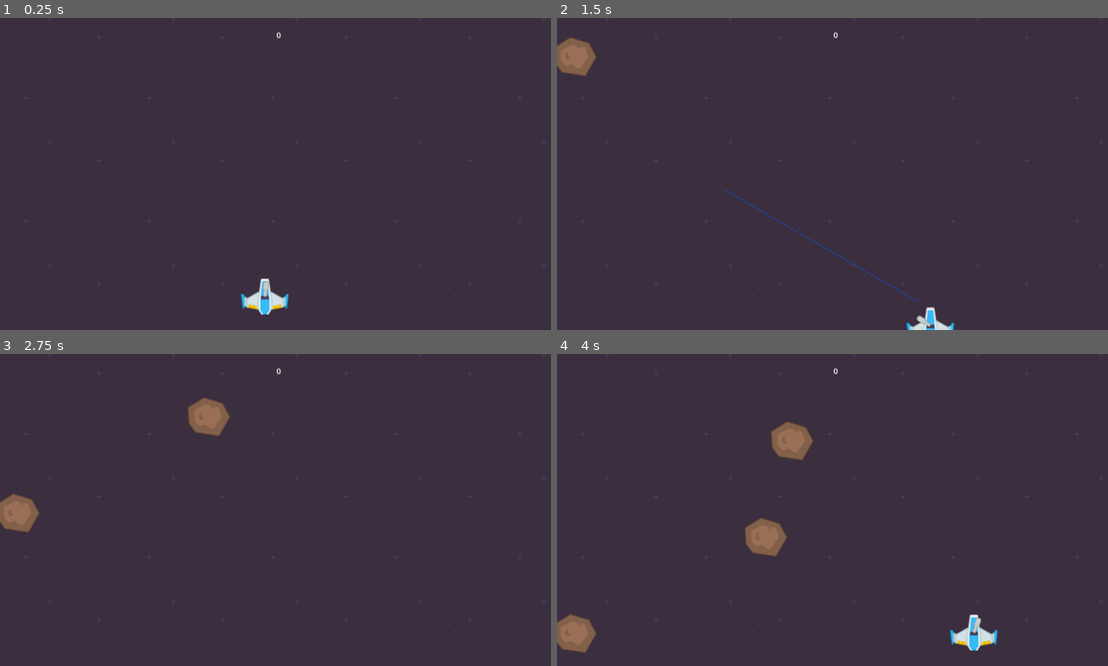
Above: before the commit, frames 1-4 (two rows, left to right).
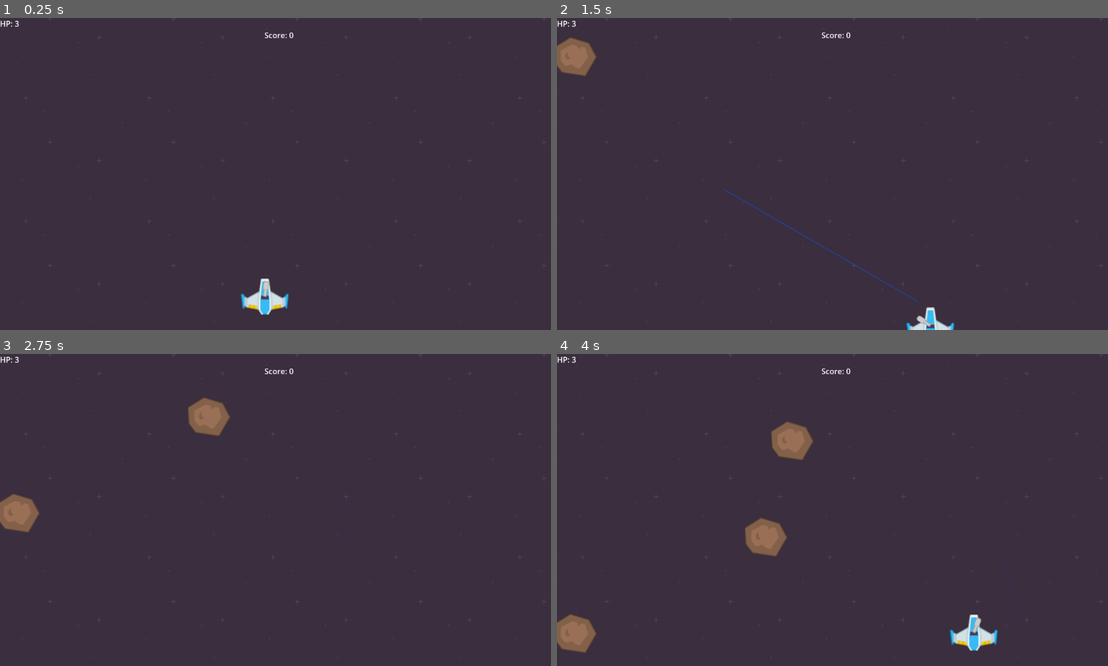
Above: after the commit, the same moments.

Repository: JoonaNiemenmaa/fundamentals-of-gamedev-week3
Game: Godot game, scene res://Scenes/main.tscn
Two runs of this game, one before a commit and one after it. Both use one fixed random seed, a clock stepped at 60 frames per second and the inputs below.
Inputs (mouse positions are in pixels of both pictures, inside the frame that each line leads up to):
- Up to frame 1 (0.25 s): no input
- Up to frame 2 (1.5 s): tap Enter at 0.5 s; move the mouse to (959, 158) at 0.52 s; hold D (right) 0.53-1.28 s; click (959, 158) at 0.6 s; move the mouse to (722, 189) at 1.27 s; hold S (down) from 1.28 s (still down); click (722, 189) at 1.35 s
- Up to frame 3 (2.75 s): move the mouse to (336, 441) at 2.02 s; release S (down) at 2.03 s; hold D (right) from 2.03 s (still down); click (336, 441) at 2.1 s
- Up to frame 4 (4 s): move the mouse to (804, 572) at 2.77 s; release D (right) at 2.78 s; hold W (up) 2.78-3.53 s; click (804, 572) at 2.85 s; move the mouse to (1003, 556) at 3.52 s; hold A (left) from 3.53 s (still down); click (1003, 556) at 3.6 s

The runs differ from the first frame. In frame 1, less than 0.1% of the frame differs, in the area x 0-54%, y 0-7%; in frame 2, less than 0.1%; in frame 3, less than 0.1%; in frame 4, less than 0.1%.

Commit message:
ehkä task 4 läpi???

Diff:
--- a/Scenes/UI.tscn
+++ b/Scenes/UI.tscn
@@ -1,7 +1,6 @@
-[gd_scene load_steps=3 format=3 uid="uid://cyp7nebu0o5ng"]
+[gd_scene load_steps=2 format=3 uid="uid://cyp7nebu0o5ng"]
 
-[ext_resource type="Script" uid="uid://bu6kpa83dfb68" path="res://Scenes/ui.gd" id="1_nxvpl"]
-[ext_resource type="Script" uid="uid://bxanjnlheamyw" path="res://Scripts/score.gd" id="1_w371h"]
+[ext_resource type="Script" uid="uid://bu6kpa83dfb68" path="res://Scripts/ui.gd" id="1_nxvpl"]
 
 [node name="UI" type="Control"]
 layout_mode = 3
@@ -10,6 +9,8 @@
 anchor_bottom = 1.0
 offset_right = -1152.0
 offset_bottom = -648.0
+grow_horizontal = 2
+grow_vertical = 2
 script = ExtResource("1_nxvpl")
 
 [node name="Score" type="Label" parent="."]
@@ -20,4 +21,9 @@
 offset_bottom = 47.0
 text = "some text"
 horizontal_alignment = 1
-script = ExtResource("1_w371h")
+
+[node name="HP" type="Label" parent="."]
+layout_mode = 0
+offset_right = 40.0
+offset_bottom = 23.0
+text = "HP: 3"
--- a/Scenes/ui.gd
+++ /dev/null
@@ -1,3 +0,0 @@
-class_name UI extends Control
-
-@onready var score_text: Label = $Score
--- a/Scripts/meteor.gd
+++ b/Scripts/meteor.gd
@@ -11,7 +11,7 @@
 	if cur_health <= 0:
 		var root_node = get_tree().get_current_scene()
 		if root_node is Main:
-			root_node.ui.score_text.increment_score()
+			root_node.ui.increment_score()
 		queue_free()
 	elif position.y > DESTROY_THRESHOLD:
 		queue_free()
--- a/Scripts/score.gd
+++ /dev/null
@@ -1,9 +0,0 @@
-extends Label
-
-var score = 0
-
-func increment_score():
-	score += 1
-
-func _process(_delta: float) -> void:
-	self.text = str(score)
--- /dev/null
+++ b/Scripts/ui.gd
@@ -0,0 +1,12 @@
+class_name UI extends Control
+
+@onready var score_text: Label = $Score
+@onready var health_text: Label = $HP
+
+var score: int = 0
+
+func increment_score():
+	score += 1
+
+func _process(_delta: float) -> void:
+	score_text.text = "Score: %s" % score
Not shown, removed: Scripts/score.gd.uid
Renamed: Scenes/ui.gd.uid -> Scripts/ui.gd.uid
